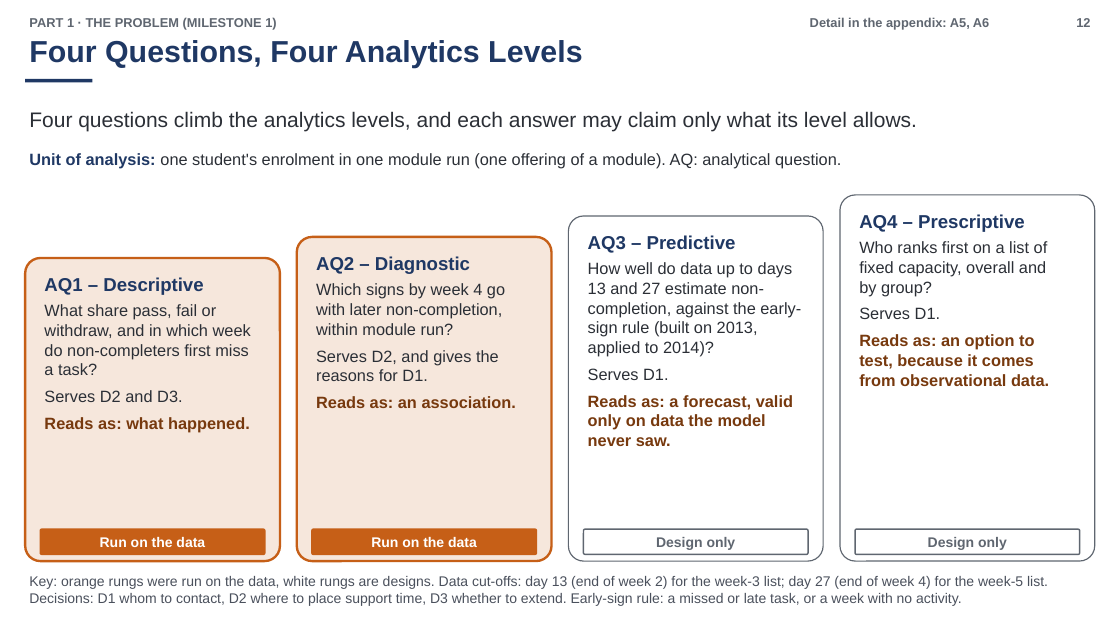
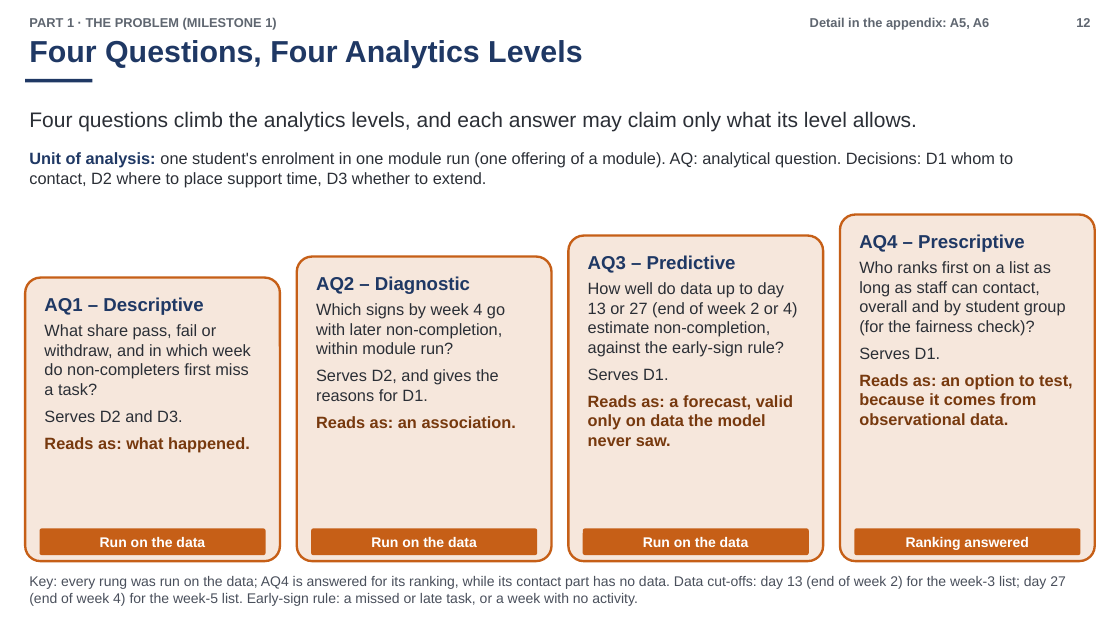
Before and after one commit to zgid123/the-science-of-data-analyst-course, a slide deck: slide 12 of reports/milestone-5/build/N04_Milestone5_Slides-Split_EN.pptx. Drawn at 1120x630 pixels with LibreOffice and Linux fonts; fonts in the diff are those of the drawing. Boxes give left, top, right and bottom in pixels: in the first picture for what was removed or moved away, otherwise in the second. Text is boxed around its words. In the diff, an @@ line names an element or a change of style, - is before the commit and + after.

```diff
--- a/reports/milestone-5/build/N04_Milestone5_Slides-Split_EN.pptx
+++ b/reports/milestone-5/build/N04_Milestone5_Slides-Split_EN.pptx
@@ text at <box>29,152,1014,188</box>: text changed @@
-Unit of analysis: one student's enrolment in one module run (one offering of a module). AQ: analytical question.
+Unit of analysis: one student's enrolment in one module run (one offering of a module). AQ: analytical question. Decisions: D1 whom to contact, D2 where to place support time, D3 whether to extend.
@@ rounded rectangle at <box>569,235,823,561</box>: fill #FFFFFF to #F6E7DC; outline #5F6670 1 pt to #C65F17 2 pt @@
@@ rounded rectangle: place and size @@
-rounded rectangle at <box>569,216,823,561</box>
+rounded rectangle at <box>569,235,823,561</box>
@@ rounded rectangle: place and size @@
-rounded rectangle at <box>840,195,1095,561</box>
+rounded rectangle at <box>840,214,1095,561</box>
@@ rounded rectangle at <box>840,214,1095,561</box>: fill #FFFFFF to #F6E7DC; outline #5F6670 1 pt to #C65F17 2 pt @@
@@ 6 texts: place and size @@
-6 texts at <box>44,214,1025,433</box>
+6 texts at <box>44,234,1025,452</box>
@@ rounded rectangle: place and size @@
-rounded rectangle at <box>297,237,551,561</box>
+rounded rectangle at <box>297,256,551,561</box>
@@ text "Who ranks first on a ...": place and size @@
-text "Who ranks first on a ..." at <box>859,241,1049,386</box>
+text "Who ranks first on a ..." at <box>859,261,1073,425</box>
@@ text at <box>859,261,1066,335</box>: text changed @@
-Who ranks first on a list of fixed capacity, overall and by group?
+Who ranks first on a list as long as staff can contact, overall and by student group (for the fairness check)?
@@ rounded rectangle: place and size @@
-rounded rectangle at <box>25,258,280,561</box>
+rounded rectangle at <box>25,277,280,561</box>
@@ text "How well do data up ...": place and size @@
-text "How well do data up ..." at <box>588,262,801,357</box>
+text "How well do data up ..." at <box>588,282,798,356</box>
@@ text at <box>588,282,798,356</box>: text changed @@
-How well do data up to days 13 and 27 estimate non-completion, against the early-sign rule (built on 2013, applied to 2014)?
+How well do data up to day 13 or 27 (end of week 2 or 4) estimate non-completion, against the early-sign rule?
@@ rounded rectangle at <box>584,529,808,555</box>: fill #FFFFFF to #C65F17; outline #5F6670 1.25 pt to #C65F17 1.25 pt @@
@@ text at <box>643,537,749,547</box>: text changed; text colour #5F6670 to #FFFFFF @@
-Design only
+Run on the data
@@ rounded rectangle at <box>855,529,1080,555</box>: fill #FFFFFF to #C65F17; outline #5F6670 1.25 pt to #C65F17 1.25 pt @@
@@ text at <box>906,537,1028,550</box>: text changed; text colour #5F6670 to #FFFFFF @@
-Design only
+Ranking answered
@@ text at <box>29,576,1066,606</box>: text changed @@
-Key: orange rungs were run on the data, white rungs are designs. Data cut-offs: day 13 (end of week 2) for the week-3 list; day 27 (end of week 4) for the week-5 list. Decisions: D1 whom to contact, D2 where to place support time, D3 whether to extend. Early-sign rule: a missed or late task, or a week with no activity.
+Key: every rung was run on the data; AQ4 is answered for its ranking, while its contact part has no data. Data cut-offs: day 13 (end of week 2) for the week-3 list; day 27 (end of week 4) for the week-5 list. Early-sign rule: a missed or late task, or a week with no activity.
```
Also in this commit, not shown: 33 other slides changed, 3 slides added, 3 slides removed, 55 other files.
